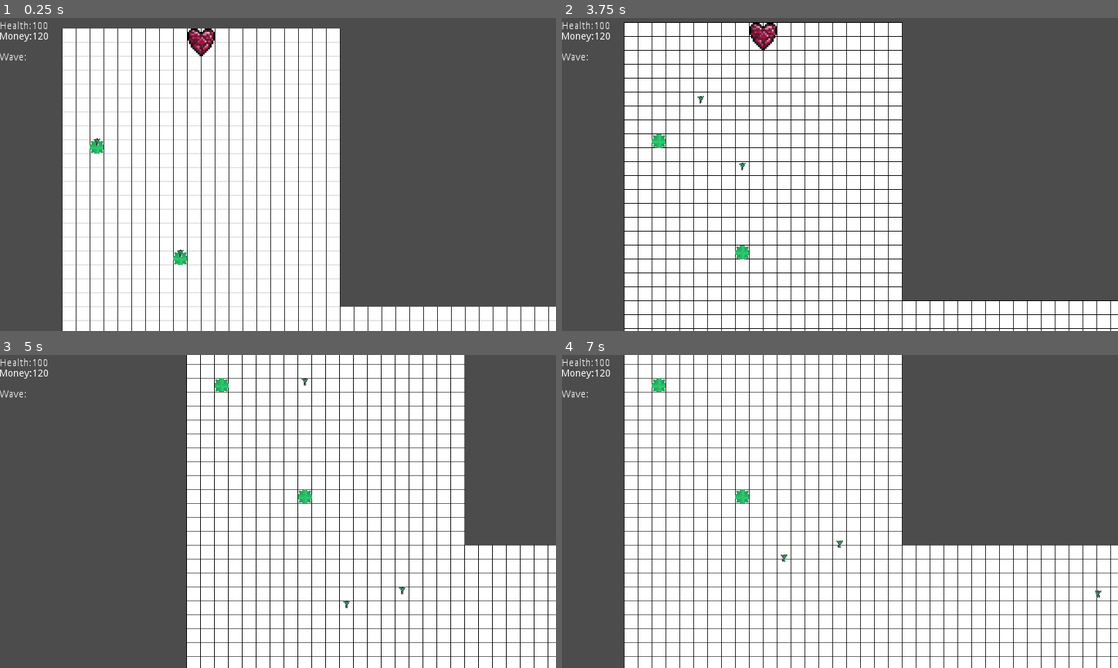
Above: before the commit, frames 1-4 (two rows, left to right).
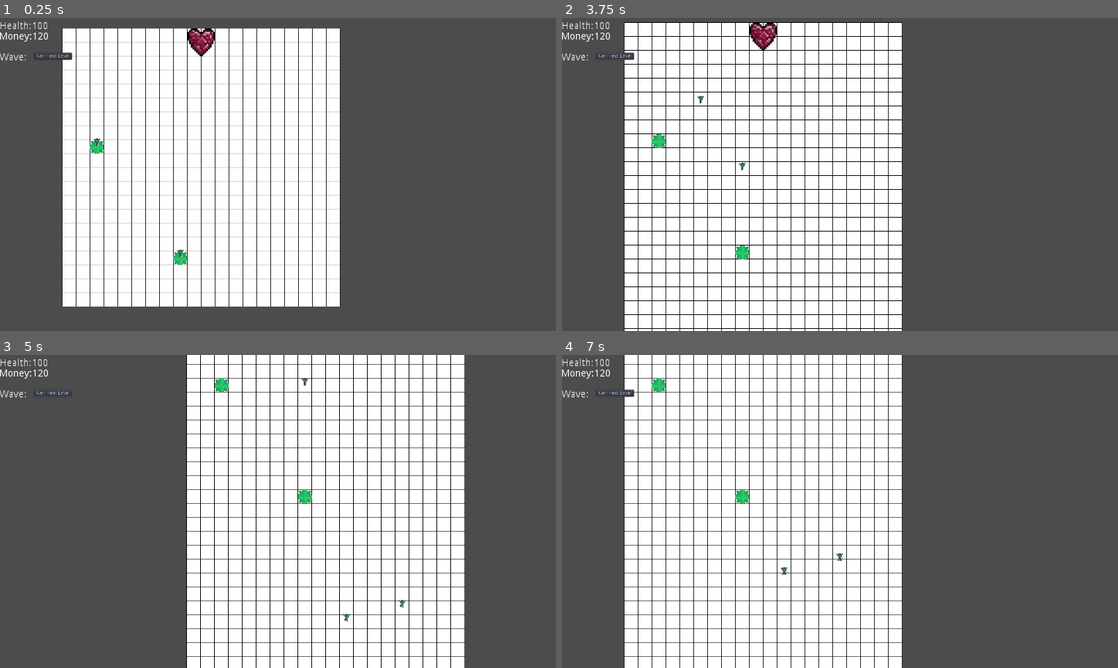
Above: after the commit, the same moments.

Repository: Mynijo/DeepMines
Game: Godot game, scene res://terrain/map.tscn
Same seed, same stepped clock (60 frames per second), same inputs: the game is played once before the commit and once after it.
Inputs (mouse positions are in pixels of both pictures, inside the frame that each line leads up to):
- Up to frame 1 (0.25 s): no input
- Up to frame 2 (3.75 s): click (617, 55) at 0.5 s, where only the run after the commit has a clickable "Gen next Level"; click (617, 55) at 1.25 s, where only the run after the commit has a clickable "Gen next Level"; click (617, 55) at 2 s, where only the run after the commit has a clickable "Gen next Level"; move the mouse to (840, 33) at 2.77 s; click (840, 33) at 2.92 s; move the mouse to (840, 312) at 3.52 s; click (840, 312) at 3.67 s
- Up to frame 3 (5 s): move the mouse to (16, 511) at 4.27 s; click (16, 511) at 4.42 s
- Up to frame 4 (7 s): move the mouse to (1101, 511) at 5.02 s; click (1101, 511) at 5.17 s; move the mouse to (1006, 558) at 5.77 s; click (1006, 558) at 5.92 s; tap Enter at 6.5 s; move the mouse to (673, 464) at 6.52 s; click (673, 464) at 6.67 s

The runs differ from the first frame. In frame 1, 7.0% of the frame differs, in the area x 6-100%, y 10-100%; in frame 2, 3.9%; in frame 3, 6.3%; in frame 4, 15%.

Commit message:
Gen next level button

Diff:
--- a/player/player.gd
+++ b/player/player.gd
@@ -7,7 +7,10 @@
 
 var velocity = Vector2(0, 0)
 
+var map
+
 func _ready():
+	map = get_tree().get_root().get_node("map")
 	$Live.text = "Health:" + String(health)
 	$Wave.text = "Wave:"
 	$Money.text = "Money:" + String(money)
@@ -61,3 +64,7 @@
 
 func _on_Area2D2Right_mouse_exited():
 	velocity += Vector2(-1, 0)
+
+
+func _on_Gen_Next_Level_pressed():
+	map.gen_next_level()
--- a/player/player.tscn
+++ b/player/player.tscn
@@ -82,6 +82,16 @@
 [node name="CollisionShapeRigth" type="CollisionShape2D" parent="Camera/Area2D2Right"]
 position = Vector2( 1550, 0 )
 shape = SubResource( 3 )
+
+[node name="Gen_Next_Level" type="Button" parent="."]
+margin_left = 100.0
+margin_top = 100.0
+margin_right = 208.0
+margin_bottom = 120.0
+text = "Gen next Level"
+__meta__ = {
+"_edit_use_anchors_": false
+}
 [connection signal="mouse_entered" from="Camera/Area2DTop" to="." method="_on_Area2DTop_mouse_entered"]
 [connection signal="mouse_exited" from="Camera/Area2DTop" to="." method="_on_Area2DTop_mouse_exited"]
 [connection signal="mouse_entered" from="Camera/Area2DBottom" to="." method="_on_Area2DBottom_mouse_entered"]
@@ -90,3 +100,4 @@
 [connection signal="mouse_exited" from="Camera/Area2DLeft" to="." method="_on_Area2DLeft_mouse_exited"]
 [connection signal="mouse_entered" from="Camera/Area2D2Right" to="." method="_on_Area2D2Right_mouse_entered"]
 [connection signal="mouse_exited" from="Camera/Area2D2Right" to="." method="_on_Area2D2Right_mouse_exited"]
+[connection signal="pressed" from="Gen_Next_Level" to="." method="_on_Gen_Next_Level_pressed"]
--- a/terrain/map.gd
+++ b/terrain/map.gd
@@ -21,14 +21,6 @@
 	gen_level(Vector2(0,0))
 	ini_astar()
 	fill_blocks(Vector2(0,0))
-
-	gen_level(Vector2(0,1))
-	fill_blocks(Vector2(0,1))
-	add_level_to_astar(Vector2(0,1))
-
-	gen_level(Vector2(1,1))
-	fill_blocks(Vector2(1,1))
-	add_level_to_astar(Vector2(1,1))
 
 func add_heart():
 	if heart == null:
@@ -110,25 +102,7 @@
 		astar = AStar.new()
 	else:
 		astar.clear()
-
-	for x in range(map_size.x):
-		for y in range(map_size.y):
-			astar.add_point(astar.get_available_point_id(), Vector3(x, y, level_cor_to_id(Vector2(0,0))))
-
-	var map_as_bi_lvl = map_as_bi[String(level_cor_to_id(Vector2(0,0)))]
-	for x in range(map_size.x):
-		for y in range(map_size.y):
-			if map_as_bi_lvl[x][y]:
-				if x -1 >= 0:
-					if map_as_bi_lvl[x -1][y]:
-						var point1 = astar.get_closest_point(Vector3(   x, y, level_cor_to_id(Vector2(0,0))))
-						var point2 = astar.get_closest_point(Vector3(x -1, y, level_cor_to_id(Vector2(0,0))))
-						astar.connect_points(point1, point2, true)
-				if y -1 >= 0:
-					if map_as_bi_lvl[x][y -1]:
-						var point1 = astar.get_closest_point(Vector3( x, y  , level_cor_to_id(Vector2(0,0))))
-						var point2 = astar.get_closest_point(Vector3( x, y -1, level_cor_to_id(Vector2(0,0))))
-						astar.connect_points(point1, point2, true)
+	add_level_to_astar(Vector2(0,0))
 
 func add_level_to_astar(_level_cor):
 	for x in range(map_size.x):
@@ -218,7 +192,6 @@
 
 
 func level_id_to_floor_number(_ebene):
-	levels = [[0,0],[0,1],[-1,1]]
 	var i = 0
 	for lvl in levels:
 		++i
@@ -226,10 +199,17 @@
 			return i
 	return -1
 
+func gen_next_level():
+	var next_level = levels.back() + Vector2(0,1)
+	gen_level(next_level)
+	fill_blocks(next_level)
+	add_level_to_astar(next_level)
+
 func gen_level(_level_cor):
 	if _level_cor == Vector2(0,0):
 		add_heart()
 	gen_empty_lvl(_level_cor)
+	levels.append(_level_cor)
 
 func gen_empty_lvl(_level_cor):
 	if map_as_bi.has(String(level_cor_to_id(_level_cor))):
